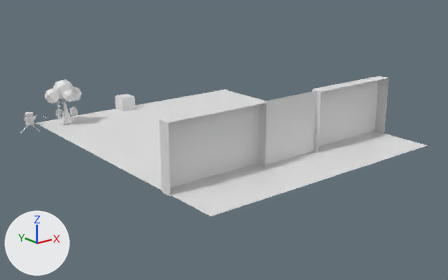
Renders of the glTF model public/model.glb from each side of a commit.
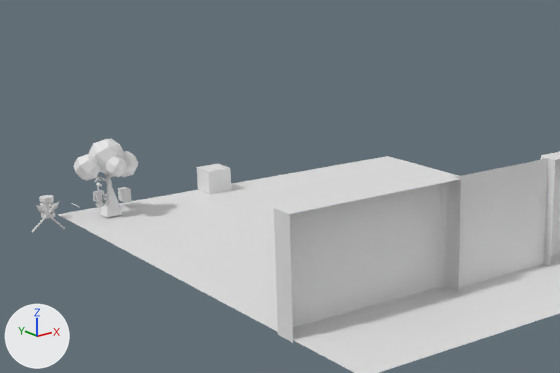
Each version is shown whole from a 50 mm camera at (-29.9, -77.2, 22.3) aimed at (18.4, -16.9, -1.8), then close up on the part from 1% to 72% of the width and 0% to 76% of the height. The axes (+X, +Y, +Z) are drawn at lower left. The lights are the same throughout. Where no turn or scale is listed for an object, it has been applied to the vertices.

The scene before the commit, as lines of its bpy script (objects in view):
```python
me_cube_001 = bpy.data.meshes.new('Cube.001')
me_cube_001.from_pydata(...)  # 42 vertices, 56 faces; spans x -15.0..17.0, y -0.8..0.7, z -0.2..7.0
me_cube_002 = bpy.data.meshes.new('Cube.002')
me_cube_002.from_pydata([(-1.0, -1.0, 0.0), (-1.0, -1.0, 2.0), (-1.0, 1.0, 0.0), (-1.0, 1.0, 2.0), (1.0, -1.0, 0.0), (1.0, -1.0, 2.0), (1.0, 1.0, 0.0), (1.0, 1.0, 2.0)], [], [(0, 1, 3), (0, 3, 2), (2, 3, 7), (2, 7, 6), (6, 7, 5), (6, 5, 4), (4, 5, 1), (4, 1, 0), (7, 3, 1), (7, 1, 5)])
me_plane = bpy.data.meshes.new('Plane')
me_plane.from_pydata(...)  # 340 vertices, 608 faces; spans x 0.0..32.0, y -38.0..0.0, z 0.0
ob_dground = bpy.data.objects.new('dground', me_plane)
ob_dground.location = (0.0, 0.0, 0.0)
ob_exitdoor = bpy.data.objects.new('exitDoor', me_cube_001)
ob_exitdoor.location = (15.0, -31.0, 0.0)
ob_wall_1 = bpy.data.objects.new('wall_1', me_cube_002)
ob_wall_1.location = (13.0, -0.98, -0.1)
# also in view: 'tree' at (3.0, -2.8, 3.0)
```
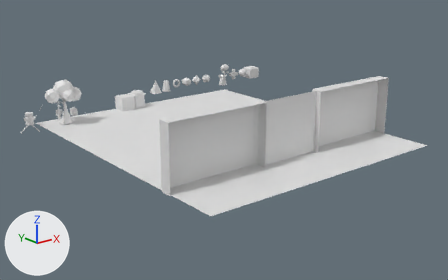
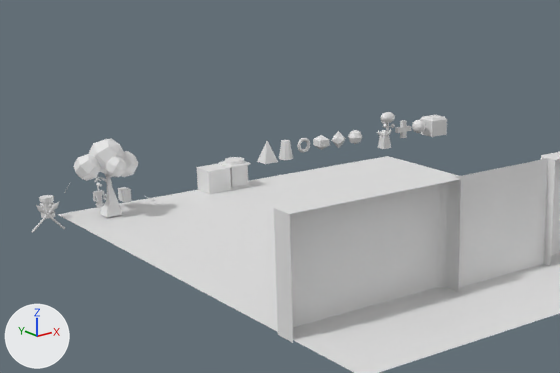
Patch to the scene script:
```diff
--- a/public/model.glb.py
+++ b/public/model.glb.py
@@ me_cube_008 @@
+me_cube_008.from_pydata([(-0.7, -0.7, 0.0), (-0.7, 0.7, 0.0), (0.7, -0.7, 0.0), (0.7, 0.7, 0.0), (0.0, 0.0, 2.0)], [], [(0, 4, 1), (1, 4, 3), (3, 4, 2), (2, 4, 0), (1, 3, 2), (1, 2, 0)])
@@ me_plane_005 @@
+me_plane_005.from_pydata([(0.76, 0.0, 0.86), (0.76, 0.0, -0.86), (-0.76, 0.0, 0.86), (-0.76, 0.0, -0.86)], [], [(0, 1, 3), (0, 3, 2)])
@@ ob_pwall_2 @@
+ob_pwall_2 = bpy.data.objects.new('pwall_2', me_cube_007)  # 12 vertices, 20 faces; spans x -0.98..0.98, y -0.93..0.93, z 0.0..1.83
+ob_pwall_2.location = (42.0, 5.0, -0.02)
@@ ob_pmob_0 @@
+ob_pmob_0 = bpy.data.objects.new('pmob_0', me_cylinder_006)  # an 8-sided cut cone along z (radius 0.67 at the low end, 0.4 at the high end) spanning x -0.67..0.67, y -0.67..0.67, z 0.0..1.69
+ob_pmob_0.location = (24.0, 5.0, 0.01)
@@ ob_pmob_bullet @@
+ob_pmob_bullet = bpy.data.objects.new('pmob_bullet', me_tessellation)  # 14 vertices, 36 faces; spans x -0.86..0.86, y -0.86..0.86, z -0.86..0.86
+ob_pmob_bullet.location = (30.0, 5.0, 1.0)
@@ ob_pmob_1 @@
+ob_pmob_1 = bpy.data.objects.new('pmob_1', me_cube_004)  # 175 vertices, 330 faces; spans x -0.82..0.82, y -0.84..0.47, z 0.0..1.85
+ob_pmob_1.location = (34.0, 3.0, 0.01)
@@ ob_playerbullet_3 @@
+ob_playerbullet_3 = bpy.data.objects.new('playerBullet_3', me_sphere_001)  # a UV sphere (15 segments, 15 rings, poles along z) spanning x -0.665..0.665, y -0.654..0.668, z -0.672..0.672
+ob_playerbullet_3.location = (40.0, 5.0, 1.05)
@@ ob_playerbullet_2 @@
+ob_playerbullet_2 = bpy.data.objects.new('playerBullet_2', me_torus)  # a torus around y (ring radius 0.55, tube radius 0.16) spanning x -0.71..0.71, y -0.16..0.16, z -0.71..0.71
+ob_playerbullet_2.location = (26.0, 5.0, 1.0)
@@ ob_playerbullet_1 @@
+ob_playerbullet_1 = bpy.data.objects.new('playerBullet_1', me_cube_008)
+ob_playerbullet_1.location = (22.0, 5.0, 0.0)
@@ ob_pheal_1 @@
+ob_pheal_1 = bpy.data.objects.new('pheal_1', me_cube_006)  # 24 vertices, 44 faces; spans x -0.85..0.85, y -0.22..0.22, z 0.0..1.71
+ob_pheal_1.location = (38.0, 5.0, 0.15)
@@ ob_pdecor_1_leaf @@
+ob_pdecor_1_leaf = bpy.data.objects.new('pdecor_1_leaf', me_cylinder_007)  # a UV sphere (15 segments, 15 rings, poles along z) spanning x -0.18..0.21, y 0.53..0.91, z 1.7..2.1; a UV sphere (15 segments, 15 rings, poles along z) spanning x 0.45..0.84, y -0.19..0.2, z 1.32..1.72; a UV sphere (15 segments, 15 rings, poles along z) spanning x -0.79..-0.4, y -0.53..-0.14, z 1.51..1.9; a UV sphere (15 segments, 15 rings, poles along z) spanning x -0.79..0.79, y -0.53..0.54, z 1.87..2.96
+ob_pdecor_1_leaf.location = (36.0, 5.0, 0.0)
@@ ob_pcoin_1 @@
+ob_pcoin_1 = bpy.data.objects.new('pcoin_1', me_sphere)  # a UV sphere (8 segments, 4 rings, poles along z) spanning x -0.7..0.7, y -0.7..0.7, z -0.7..0.7
+ob_pcoin_1.location = (32.0, 5.0, 1.0)
@@ ob_cube_001 @@
+ob_cube_001 = bpy.data.objects.new('Cube.001', me_cube_010)  # 10 vertices, 16 faces; spans x -0.539..0.539, y -0.56..0.56, z -0.72..0.72
+ob_cube_001.location = (28.0, 5.0, 1.0)
@@ ob_door_1_face4 @@
+ob_door_1_face4 = bpy.data.objects.new('door_1_face4', me_plane_005)
+ob_door_1_face4.location = (15.0, -1.75, 1.02)
@@ ob_door_1 @@
+ob_door_1 = bpy.data.objects.new('door_1', me_cube_003)  # 168 vertices, 264 faces; spans x -1.0..1.0, y -1.0..1.01, z 0.0..2.3
+ob_door_1.location = (15.0, -1.0, 0.0)
```

What differs and where, as boxes (x1, y1, x2, y2) in the close-ups (560 x 373 px):
'pwall_2', added: after (420, 115, 447, 137)
'door_1_face4', added: after (232, 165, 248, 187)
'door_1', added: after (219, 157, 252, 191)
'playerBullet_1', added: after (257, 141, 278, 164)
'pmob_0', added: after (279, 140, 293, 160)
'pmob_1', added: after (377, 129, 392, 149)
'Cube.001', added: after (313, 135, 330, 150)
'pheal_1', added: after (395, 120, 411, 138)
'pdecor_1_leaf', added: after (381, 112, 395, 128)
'pcoin_1', added: after (348, 130, 362, 144)
'playerBullet_3', added: after (412, 120, 425, 133)
'pmob_bullet', added: after (331, 131, 346, 148)
'playerBullet_2', added: after (297, 138, 310, 153)
